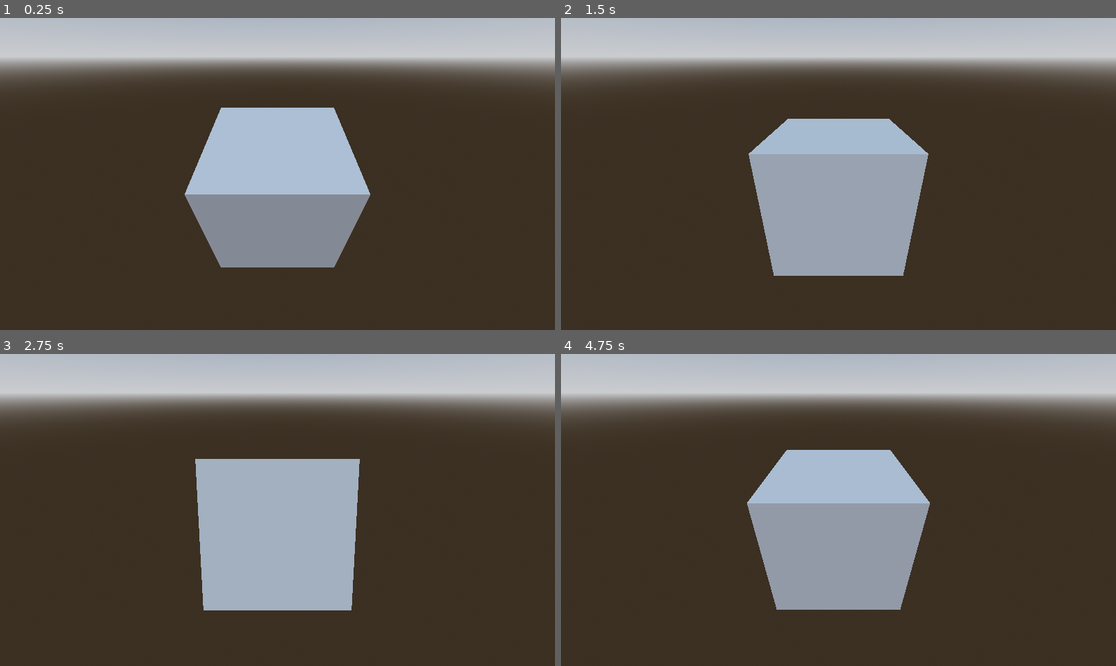
Above: before the commit, frames 1-4 (two rows, left to right).
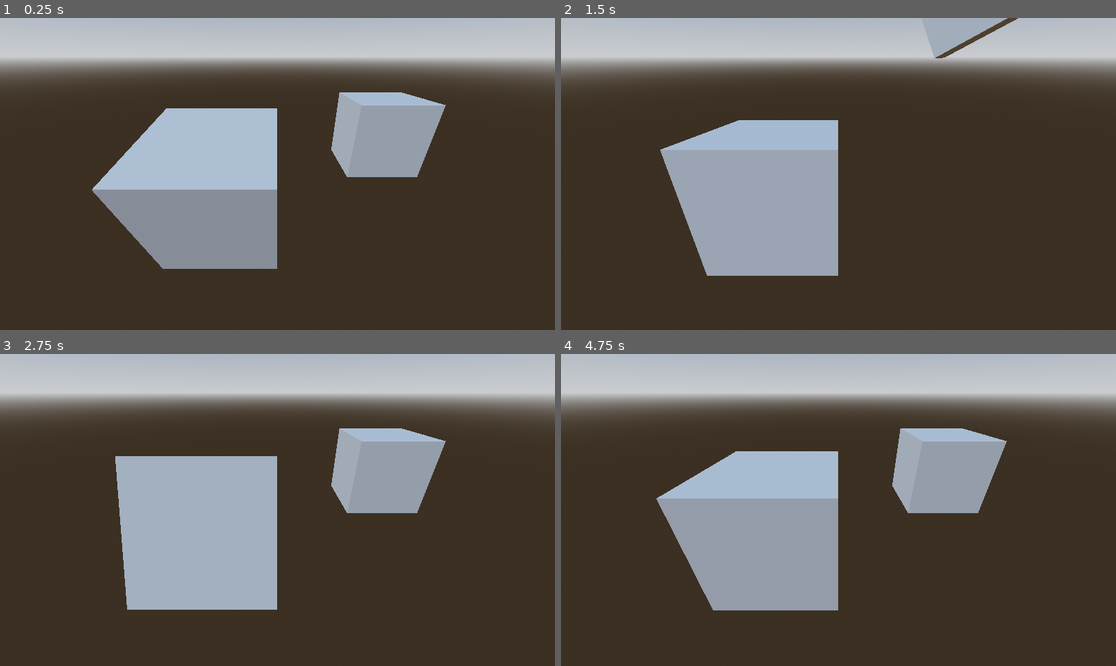
Above: after the commit, the same moments.

Repository: Elouan7/oc25_elouan
Game: Godot game, scene res://tool.tscn
The game is run twice, just before and just after one commit, with the same random seed, the same clock (stepped at 60 frames per second) and the same inputs. This scene is started directly instead of the project's main scene.
Inputs:
- Up to frame 1 (0.25 s): no input
- Up to frame 2 (1.5 s): tap Enter (ui_accept) at 0.5, 0.6, 0.77, 1.07, 1.35 s; hold D (move_right) 0.53-1.28 s; hold S (move_backward) from 1.28 s (still down)
- Up to frame 3 (2.75 s): tap Enter (ui_accept) at 1.52, 1.82, 2.1 s; release S (move_backward) at 2.03 s; hold D (move_right) from 2.03 s (still down)
- Up to frame 4 (4.75 s): release D (move_right) at 2.78 s; hold W (move_forward) 2.78-3.53 s; tap Enter (ui_accept) at 2.85, 3.02, 3.32, 3.6, 3.77, 4.07, 4.35, 4.52 s; hold A (move_left) from 3.53 s (still down)

The runs differ from the first frame. In frame 1, 18% of the frame differs, in the area x 16-81%, y 23-81%; in frame 2, 15%; in frame 3, 17%; in frame 4, 18%.

Commit message:
reussi!!

Diff:
--- /dev/null
+++ b/3_jeu-3d/new-game/cork.gd
@@ -0,0 +1,39 @@
+extends CSGBox3D
+
+@export var duration : float = 0.8
+@export var jump_height : float = 3.0
+
+var is_performing : bool = false
+var timer : float = 0.0
+var start_pos_y : float = 0.0
+var start_rot : Vector3
+
+func _ready():
+	# On stocke la position de départ
+	start_pos_y = position.y
+	start_rot = rotation
+
+func _process(delta):
+	if Input.is_action_just_pressed("ui_accept") and not is_performing:
+		is_performing = true
+		timer = 0.0
+
+	if is_performing:
+		timer += delta
+		var t = timer / duration # t va de 0.0 à 1.0
+
+		if t <= 1.0:
+			# 1. CALCUL DU SAUT (Parabole)
+			# Formule : 4 * hauteur * t * (1 - t)
+			var height_offset = 4 * jump_height * t * (1 - t)
+			position.y = start_pos_y + height_offset
+
+			# 2. CALCUL DU CORK (Rotation)
+			# On ajoute 360 degrés (2 * PI) sur X et Y proportionnellement à t
+			rotation.x = start_rot.x + (t * TAU) # TAU = 2 * PI (un tour complet)
+			rotation.y = start_rot.y + (t * TAU)
+		else:
+			# FIN DE LA FIGURE
+			is_performing = false
+			position.y = start_pos_y
+			rotation = start_rot
--- /dev/null
+++ b/3_jeu-3d/new-game/hollow_box.gd
@@ -0,0 +1,38 @@
+@tool
+extends CSGBox3D
+class_name HollowBox
+## Creates a hollow box.
+
+@export var thickness := 0.1:  ## Wall thickness.
+	set(value):
+		thickness = value
+		create()
+
+## Button action to rebuild the node.
+@export_tool_button("Rebuild") var action = create
+
+func _ready():
+	create()
+
+## Subtracts an inner box to create a hollow box.
+func create():
+	var inner = null
+	# find a procedurally created node
+	for child in get_children():
+		if child.owner == null:
+			inner = child
+			break
+
+	# create one if it does not exist
+	if inner == null:
+		inner = CSGBox3D.new()
+		inner.operation = CSGShape3D.OPERATION_SUBTRACTION
+		add_child(inner)
+
+	# update it
+	if material:
+		inner.material = material
+	inner.size = size
+	inner.size.x -= thickness * 2
+	inner.size.y -= thickness * 2
+	inner.size.z += 0.01 # Slightly taller to avoid "Z-fighting" or thin faces
--- /dev/null
+++ b/3_jeu-3d/new-game/hollow_tube.gd
@@ -0,0 +1,38 @@
+@tool
+extends CSGCylinder3D
+class_name HollowTube
+## Creates a hollow tube.
+
+@export var thickness := 0.1:  ## Wall thicknness.
+	set(value):
+		thickness = value
+		create()
+
+
+## Button action to rebuild the hollow tube.
+@export_tool_button("Rebuild") var action := create
+
+func _ready():
+	create()
+
+## Subtracts an inner cylinder from the `CSGCylidner3D`.
+func create():
+	var inner = null
+	# find a procedurally created node
+	for child in get_children():
+		if child.owner == null:
+			inner = child
+			break
+
+	# create one if it does not exist
+	if inner == null:
+		inner = CSGCylinder3D.new()
+		inner.operation = CSGShape3D.OPERATION_SUBTRACTION
+		add_child(inner)
+	# update it
+	if material:
+		inner.material = material
+	inner.radius = radius - thickness
+	inner.height = height * 1.01 # Slightly taller to avoid "Z-fighting" or thin faces
+	inner.sides = sides
+	inner.cone = cone
--- /dev/null
+++ b/3_jeu-3d/new-game/hollow_tube.tscn
@@ -0,0 +1,38 @@
+[gd_scene format=3 uid="uid://q08rwcf8dcl7"]
+
+[ext_resource type="Script" uid="uid://dl7fvtbs43ynt" path="res://hollow_tube.gd" id="1_qb1fx"]
+
+[sub_resource type="StandardMaterial3D" id="StandardMaterial3D_qb1fx"]
+albedo_color = Color(0, 1, 0, 1)
+
+[sub_resource type="StandardMaterial3D" id="StandardMaterial3D_gol0a"]
+albedo_color = Color(0, 1, 0, 1)
+
+[sub_resource type="StandardMaterial3D" id="StandardMaterial3D_ox1qk"]
+albedo_color = Color(0.69411767, 0, 0, 1)
+
+[node name="HollowTube" type="Node3D" unique_id=334297509]
+
+[node name="HollowTube" type="CSGCylinder3D" parent="." unique_id=2129425611]
+sides = 50
+material = SubResource("StandardMaterial3D_qb1fx")
+script = ExtResource("1_qb1fx")
+thickness = 0.05
+metadata/_custom_type_script = "uid://dl7fvtbs43ynt"
+
+[node name="HollowTube2" type="CSGCylinder3D" parent="." unique_id=681034812]
+transform = Transform3D(1, 0, 0, 0, 1, 0, 0, 0, 1, 0, 1.25, 0)
+radius = 0.592
+height = 0.5
+sides = 50
+material = SubResource("StandardMaterial3D_gol0a")
+script = ExtResource("1_qb1fx")
+thickness = 1.0
+metadata/_custom_type_script = "uid://dl7fvtbs43ynt"
+
+[node name="CSGSphere3D" type="CSGSphere3D" parent="." unique_id=1955239644]
+transform = Transform3D(1, 0, 0, 0, 1, 0, 0, 0, 1, 0, 1.9840205, 0)
+material = SubResource("StandardMaterial3D_ox1qk")
+
+[node name="CSGSphere3D2" type="CSGSphere3D" parent="CSGSphere3D" unique_id=184064629]
+transform = Transform3D(1, 0, 0, 0, 1, 0, 0, 0, 1, 0, 0.023330212, -0.5169791)
--- /dev/null
+++ b/3_jeu-3d/new-game/test_hallow_box.gd
@@ -0,0 +1,38 @@
+@tool
+extends CSGBox3D
+class_name HollowBox
+## Creates a hollow box.
+
+@export var thickness := 0.1:  ## Wall thickness.
+	set(value):
+		thickness = value
+		create()
+
+## Button action to rebuild the node.
+@export_tool_button("Rebuild") var action = create
+
+func _ready():
+	create()
+
+## Subtracts an inner box to create a hollow box.
+func create():
+	var inner = null
+	# find a procedurally created node
+	for child in get_children():
+		if child.owner == null:
+			inner = child
+			break
+
+	# create one if it does not exist
+	if inner == null:
+		inner = CSGBox3D.new()
+		inner.operation = CSGShape3D.OPERATION_SUBTRACTION
+		add_child(inner)
+
+	# update it
+	if material:
+		inner.material = material
+	inner.size = size
+	inner.size.x -= thickness * 2
+	inner.size.y -= thickness * 2
+	inner.size.z += 0.01 # Slightly taller to avoid "Z-fighting" or thin faces
--- a/3_jeu-3d/new-game/test_hallow_box.tscn
+++ b/3_jeu-3d/new-game/test_hallow_box.tscn
@@ -1,3 +1,13 @@
 [gd_scene format=3 uid="uid://inh2pb5uxccu"]
 
-[node name="TestHallowBox" type="Node3D" unique_id=255172744]
+[ext_resource type="Script" uid="uid://bncvwmgwh6yax" path="res://hollow_box.gd" id="1_ye80r"]
+
+[sub_resource type="StandardMaterial3D" id="StandardMaterial3D_ye80r"]
+
+[node name="HollowBox" type="Node3D" unique_id=255172744]
+script = ExtResource("1_ye80r")
+
+[node name="HollowBox" type="CSGBox3D" parent="." unique_id=1928205881]
+material = SubResource("StandardMaterial3D_ye80r")
+script = ExtResource("1_ye80r")
+metadata/_custom_type_script = "uid://bncvwmgwh6yax"
--- a/3_jeu-3d/new-game/tool.tscn
+++ b/3_jeu-3d/new-game/tool.tscn
@@ -2,6 +2,7 @@
 
 [ext_resource type="Script" uid="uid://bbljmsi6wmrve" path="res://rotate.gd" id="1_f6vxs"]
 [ext_resource type="Script" uid="uid://bddo44ba86s5e" path="res://move.gd" id="2_3gk12"]
+[ext_resource type="Script" uid="uid://bhx04452dou53" path="res://cork.gd" id="3_n5j8b"]
 
 [sub_resource type="ProceduralSkyMaterial" id="ProceduralSkyMaterial_f6vxs"]
 sky_horizon_color = Color(0.66224277, 0.6717428, 0.6867428, 1)
@@ -20,20 +21,27 @@
 
 [sub_resource type="StandardMaterial3D" id="StandardMaterial3D_3gk12"]
 
+[sub_resource type="StandardMaterial3D" id="StandardMaterial3D_n5j8b"]
+
 [node name="Tool" type="Node3D" unique_id=2124551632]
 
 [node name="WorldEnvironment" type="WorldEnvironment" parent="." unique_id=1956177572]
 environment = SubResource("Environment_n5j8b")
 
 [node name="Rotate" type="CSGBox3D" parent="." unique_id=1872855844]
-transform = Transform3D(1, 0, 0, 0, 0.9999872, -0.005047332, 0, 0.005047332, 0.9999872, 0, 0, 0)
+transform = Transform3D(1, 0, 0, 0, 0.03110556, -0.9995159, 0, 0.9995159, 0.03110556, -0.5, 0, 0)
 material = SubResource("StandardMaterial3D_7cqlo")
 script = ExtResource("1_f6vxs")
 
 [node name="move" type="CSGBox3D" parent="." unique_id=846391478]
-transform = Transform3D(1, 0, 0, 0, 1, 0, 0, 0, 1, 0, 0, 2)
+transform = Transform3D(1, 0, 0, 0, 1, 0, 0, 0, 1, -3.5, -0.70605886, 2)
 material = SubResource("StandardMaterial3D_3gk12")
 script = ExtResource("2_3gk12")
 
 [node name="Camera3D" type="Camera3D" parent="." unique_id=73967575]
 transform = Transform3D(1, 0, 0, 0, 0.8660254, 0.5, 0, -0.5, 0.8660254, 0, 1, 1.5)
+
+[node name="cork" type="CSGBox3D" parent="." unique_id=1385655085]
+transform = Transform3D(1, 0, 0, 0, 1, 0, 0, 0, 1, 1.5, 0, -1.5)
+material = SubResource("StandardMaterial3D_n5j8b")
+script = ExtResource("3_n5j8b")
Not shown, added: 3_jeu-3d/new-game/cork.gd.uid
Not shown, added: 3_jeu-3d/new-game/hollow_box.gd.uid
Not shown, added: 3_jeu-3d/new-game/hollow_tube.gd.uid
Not shown, added: 3_jeu-3d/new-game/test_hallow_box.gd.uid
